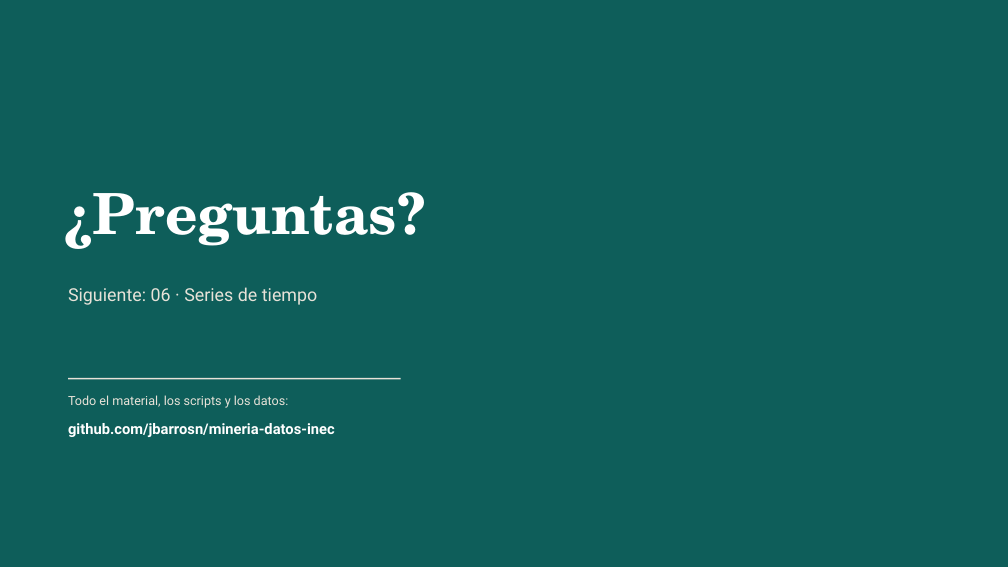
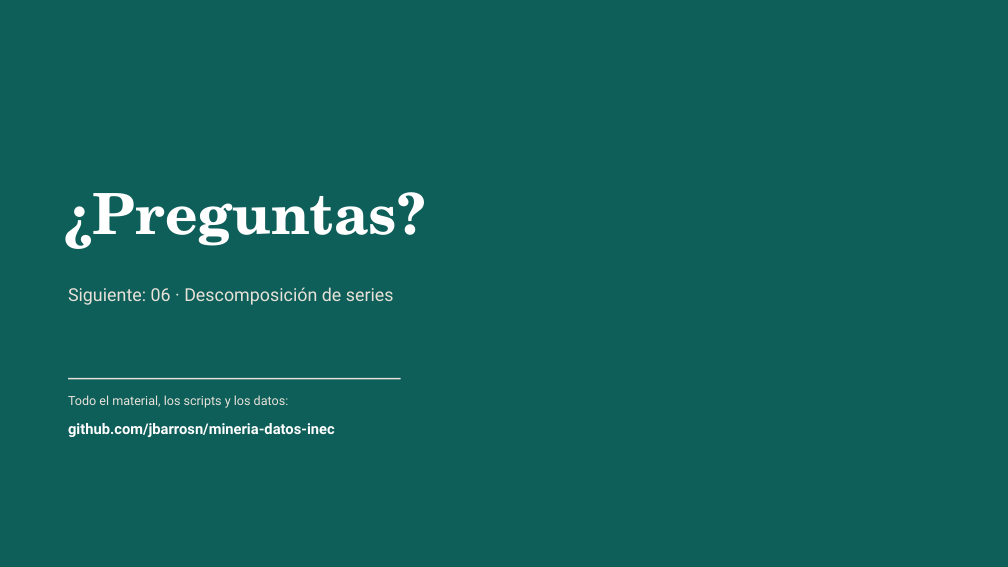
Before and after one commit to jbarrosn/mineria-datos-inec, a slide deck: slide 6 of docs/diapositivas/05_validacion.pptx (slide 5 before the commit). Drawn at 1008x567 pixels with LibreOffice and Linux fonts; fonts in the diff are those of the drawing. Boxes give left, top, right and bottom in pixels: in the first picture for what was removed or moved away, otherwise in the second. Text is boxed around its words. In the diff, an @@ line names an element or a change of style, - is before the commit and + after.

```diff
--- a/docs/diapositivas/05_validacion.pptx
+++ b/docs/diapositivas/05_validacion.pptx
@@ text at [68, 287, 394, 305]: text changed @@
-Siguiente: 06 · Series de tiempo
+Siguiente: 06 · Descomposición de series
```
Also in this commit, not shown: 2 other slides changed, 3 slides added, 2 slides removed, 9 other files.
